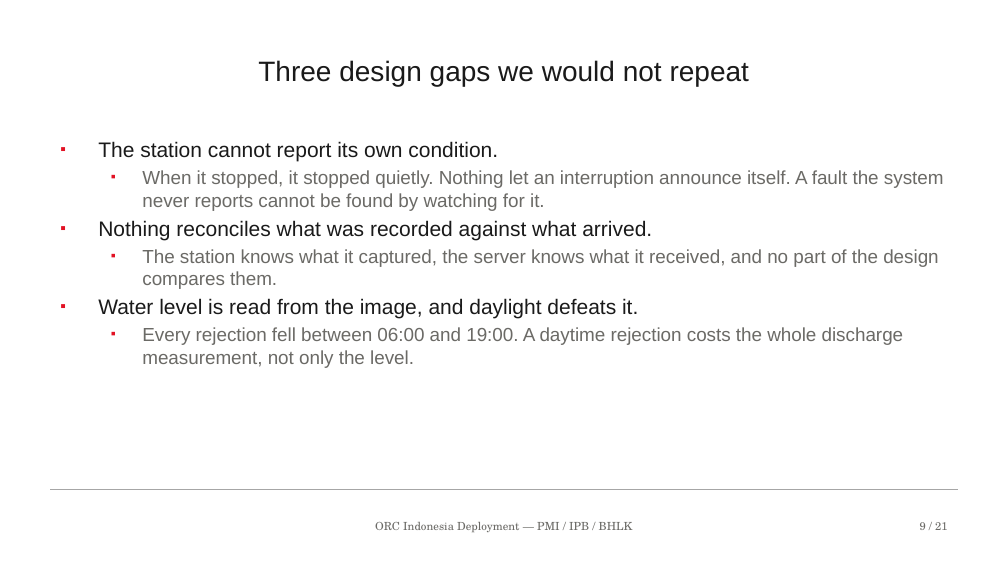
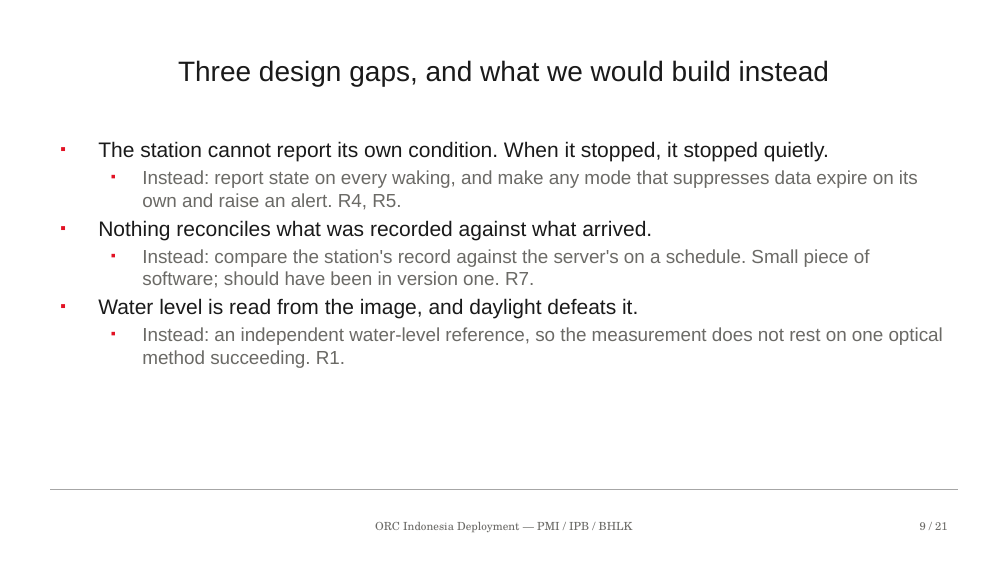
Before and after one commit to tom-jordan23/openrivercam, a slide deck: slide 9 of spring_2026_ID/docs/pdf/REPLICATION_RECOMMENDATIONS_BRIEFING.pptx. Drawn at 1008x567 pixels with LibreOffice and Linux fonts; fonts in the diff are those of the drawing; background and template pictures are left out. Boxes give left, top, right and bottom in pixels: in the first picture for what was removed or moved away, otherwise in the second. Text is boxed around its words. In the diff, an @@ line names an element or a change of style, - is before the commit and + after.

```diff
--- a/spring_2026_ID/docs/pdf/REPLICATION_RECOMMENDATIONS_BRIEFING.pptx
+++ b/spring_2026_ID/docs/pdf/REPLICATION_RECOMMENDATIONS_BRIEFING.pptx
@@ title at [178, 60, 829, 86]: text changed @@
-Three design gaps we would not repeat
+Three design gaps, and what we would build instead
@@ text at [98, 141, 918, 210]: text changed @@
-▪ The station cannot report its own condition.
-  ▪ When it stopped, it stopped quietly. Nothing let an interruption announce itself. A fault the system never reports cannot be found by watching for it.
+▪ The station cannot report its own condition. When it stopped, it stopped quietly.
+  ▪ Instead: report state on every waking, and make any mode that suppresses data expire on its own and raise an alert. R4, R5.
@@ text at [142, 249, 870, 288]: text changed @@
-  ▪ The station knows what it captured, the server knows what it received, and no part of the design compares them.
+  ▪ Instead: compare the station's record against the server's on a schedule. Small piece of software; should have been in version one. R7.
@@ text at [142, 327, 943, 368]: text changed @@
-  ▪ Every rejection fell between 06:00 and 19:00. A daytime rejection costs the whole discharge measurement, not only the level.
+  ▪ Instead: an independent water-level reference, so the measurement does not rest on one optical method succeeding. R1.
```
Also in this commit, not shown: 3 other files.
